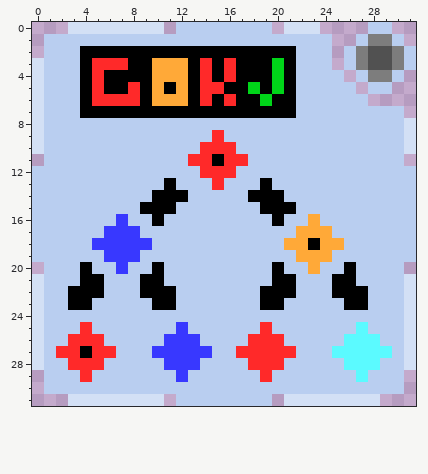
Pixel-art sprite: Icons/Binary Tree.png. Above: the version before the commit.
The file is 32x32 pixels.
After:
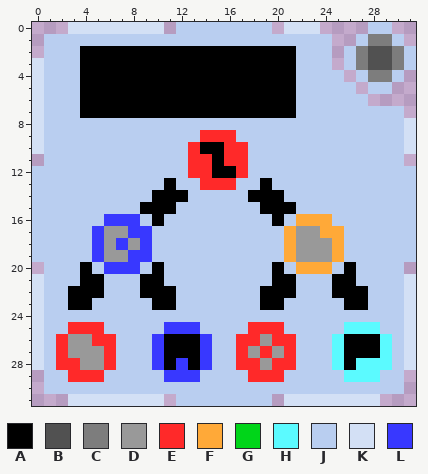
Palette (. is transparent): A #000000  B #515151  C #7d7d7d  D #999999  E #ff2929  F #ffa938  G #00d519  H #5bfaff  J #b9cef0  K #d3e0f5  L #3838ff
Change:
y 3: x 5..7 EEE -> AAA; x 10..12 FFF -> AAA; x 14 E -> A; x 16 E -> A; x 20 G -> A
y 4: x 5 E -> A; x 10..12 FFF -> AAA; x 14 E -> A; x 16 E -> A; x 20 G -> A
y 5: x 5 E -> A; x 8 E -> A; x 10 F -> A; x 12 F -> A; x 14..15 EE -> AA; x 18 G -> A; x 20 G -> A
y 6: x 5..8 EEEE -> AAAA; x 10..12 FFF -> AAA; x 14 E -> A; x 16 E -> A; x 19 G -> A
y 9: x 14 J -> E; x 16 J -> E
y 10: x 13..15 JEE -> EAA; x 17 J -> E
y 12: x 13 J -> E; x 15..17 EEJ -> AAE
y 13: x 14 J -> E; x 16 J -> E
y 16: x 6 J -> L; x 8 J -> L; x 22 J -> F; x 24 J -> F
y 17: x 5..7 JLL -> LDD; x 9 J -> L; x 21..23 JFF -> FDD; x 25 J -> F
y 18: x 6 L -> D; x 8 L -> D; x 22..24 FAF -> DDD
y 19: x 5..7 JLL -> LDD; x 9 J -> L; x 21..25 JFFFJ -> FDDDF
y 20: x 6 J -> L; x 8 J -> L; x 22 J -> F; x 24 J -> F
y 25: x 3 J -> E; x 5 J -> E; x 11 J -> L; x 13 J -> L; x 18 J -> E; x 20 J -> E; x 26 J -> H; x 28 J -> H
y 26: x 2..4 JEE -> EDD; x 6 J -> E; x 10..14 JLLLJ -> LAAAL; x 17 J -> E; x 19 E -> D; x 21 J -> E; x 25..29 JHHHJ -> HAAAH
y 27: x 3..5 EAE -> DDD; x 11..13 LLL -> AAA; x 18 E -> D; x 20 E -> D; x 26..28 HHH -> AAA
y 28: x 2 J -> E; x 4..6 EEJ -> DDE; x 10..11 JL -> LA; x 13..14 LJ -> AL; x 17 J -> E; x 19 E -> D; x 21 J -> E; x 25..26 JH -> HA; x 29 J -> H
y 29: x 3 J -> E; x 5 J -> E; x 11 J -> L; x 13 J -> L; x 18 J -> E; x 20 J -> E; x 26 J -> H; x 28 J -> H
Where, in picture pixels (left, top, right, bottom), the same in both pictures:
changed: (92, 58, 284, 274)
changed: (284, 214, 344, 274)
changed: (56, 322, 392, 382)
